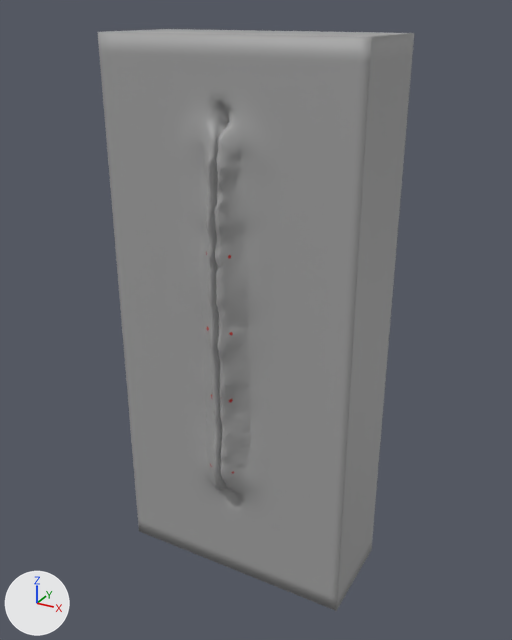
What one commit did to the OBJ model assets/simple_phantom_scene/high_res/Phantom.OBJ.
Camera for both pictures: a 50 mm lens placed at (0.1005, -0.1806, 0.0924), pointed at (0.0018, -0.0011, 0.0027). The axes (+X, +Y, +Z) are drawn at lower left. The lights are the same throughout. Where no turn or scale is listed for an object, it has been applied to the vertices.

Objects in the first picture: '/ambf/env/Phantom_/ambf/env/Phantom_New_Phantom'.
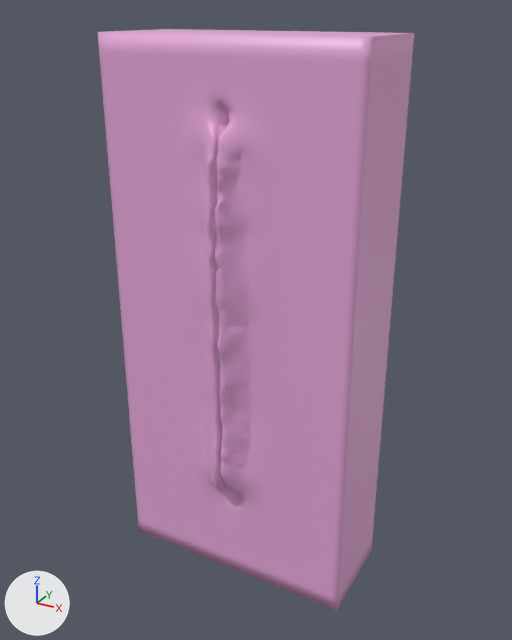
Commit message: Restored the color of old phantom

Pixel boxes [x1, y1, x2, y2] of what changed, in the pictures (512 x 640 px):
'/ambf/env/Phantom_/ambf/env/Phantom_New_Phantom', recoloured (grey to pink)
    both: [98, 29, 414, 611]

What the commit changed:
Material 'Phantommat' (mat_phantommat) is new.
Its base color is (0.8, 0.391, 0.697) (pink #e7a8d9).
Its roughness is 0.4.
me_ambf_env_phantom__ambf_env_phantom_new_phantom has 7821 vertices, 15638 faces and spans x -0.04..0.04, y -0.023..0.016, z -0.086..0.086.
me_ambf_env_phantom__ambf_env_phantom_new_phantom no longer uses material mat_phantommat_001 (picture img_phantom_png).
me_ambf_env_phantom__ambf_env_phantom_new_phantom now uses material mat_phantommat (pink #e7a8d9).
